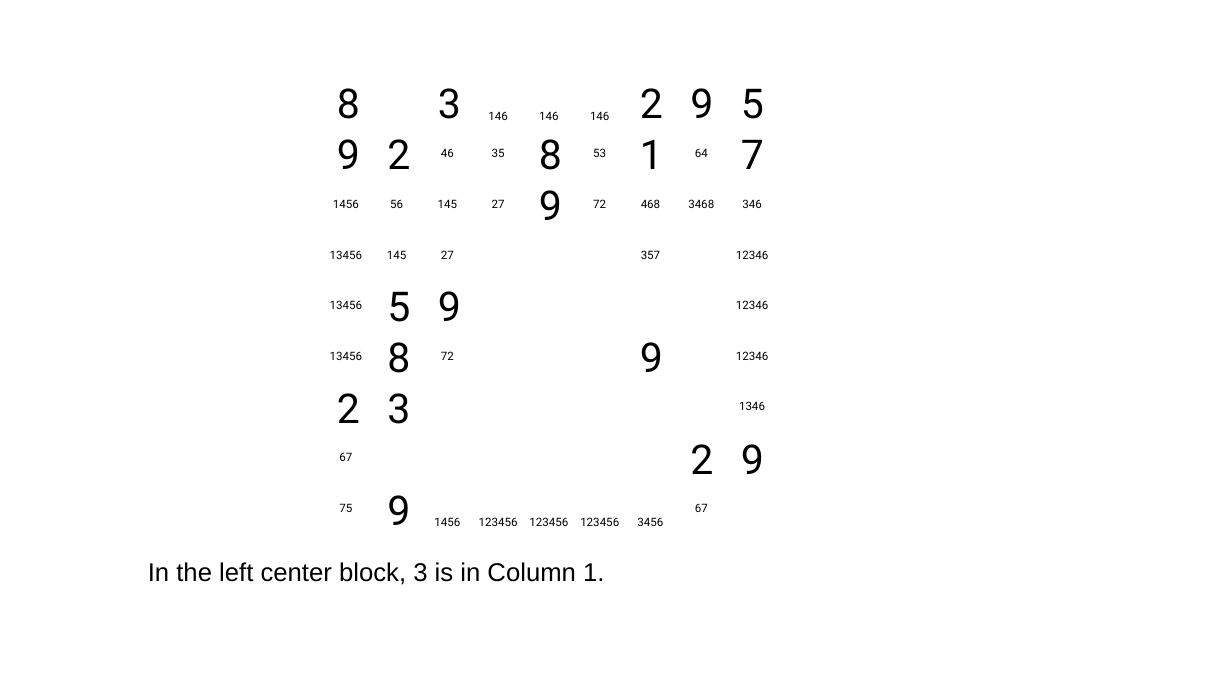
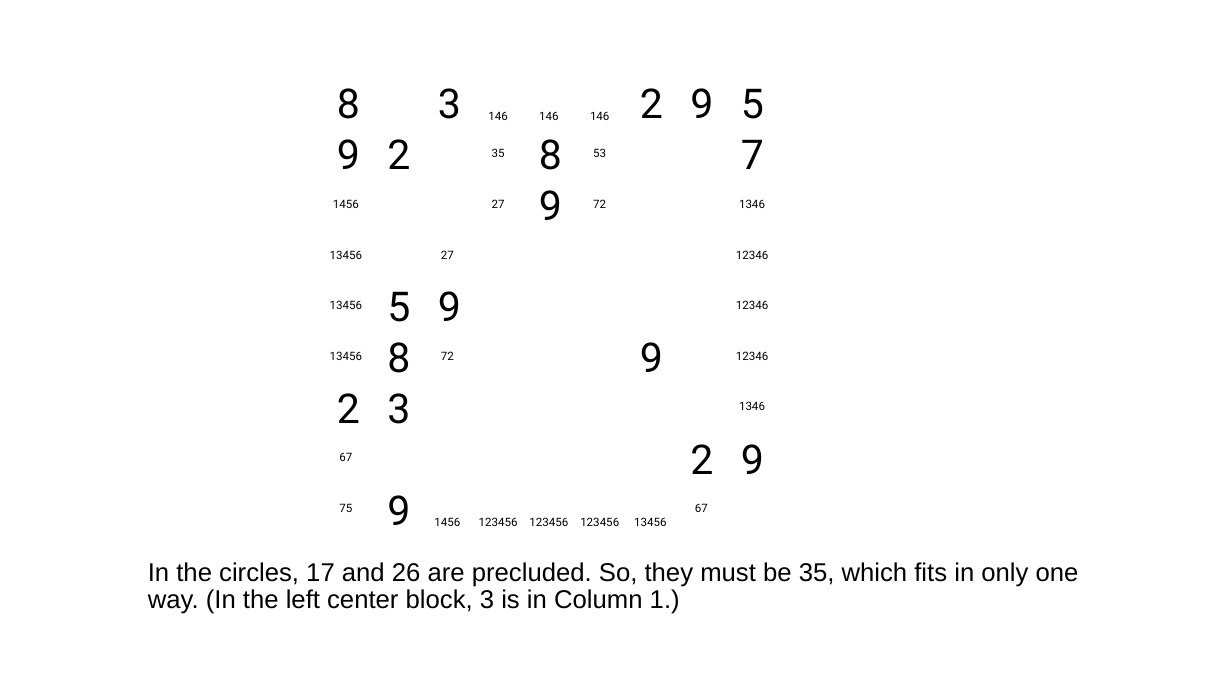
Before and after one commit to jhardis/WSJ_Number_Puzzles, a slide deck: slide 18 of 20260718_2.pptx (slide 30 before the commit). Drawn at 1232x693 pixels with LibreOffice and Linux fonts; fonts in the diff are those of the drawing; background and template pictures are left out. Boxes give left, top, right and bottom in pixels: in the first picture for what was removed or moved away, otherwise in the second. Text is boxed around its words. In the diff, an @@ line names an element or a change of style, - is before the commit and + after.

```diff
--- a/20260718_2.pptx
+++ b/20260718_2.pptx
@@ text removed at (441, 148, 454, 157) @@
-46
@@ text removed at (640, 139, 663, 169) @@
-1
@@ text removed at (695, 148, 708, 157) @@
-64
@@ text removed at (390, 199, 403, 208) @@
-56
@@ text removed at (438, 199, 457, 208) @@
-145
@@ text removed at (641, 199, 660, 208) @@
-468
@@ text removed at (688, 199, 714, 208) @@
-3468
@@ text at (739, 199, 765, 208): text changed @@
-346
+1346
@@ text removed at (387, 250, 406, 259) @@
-145
@@ text removed at (641, 250, 660, 259) @@
-357
@@ text at (634, 517, 666, 526): text changed @@
-3456
+13456
@@ text at (148, 562, 1079, 614): text changed @@
-In the left center block, 3 is in Column 1.
+In the circles, 17 and 26 are precluded. So, they must be 35, which fits in only one way. (In the left center block, 3 is in Column 1.)
```
Also in this commit, not shown: 25 other slides changed, 9 slides removed.
